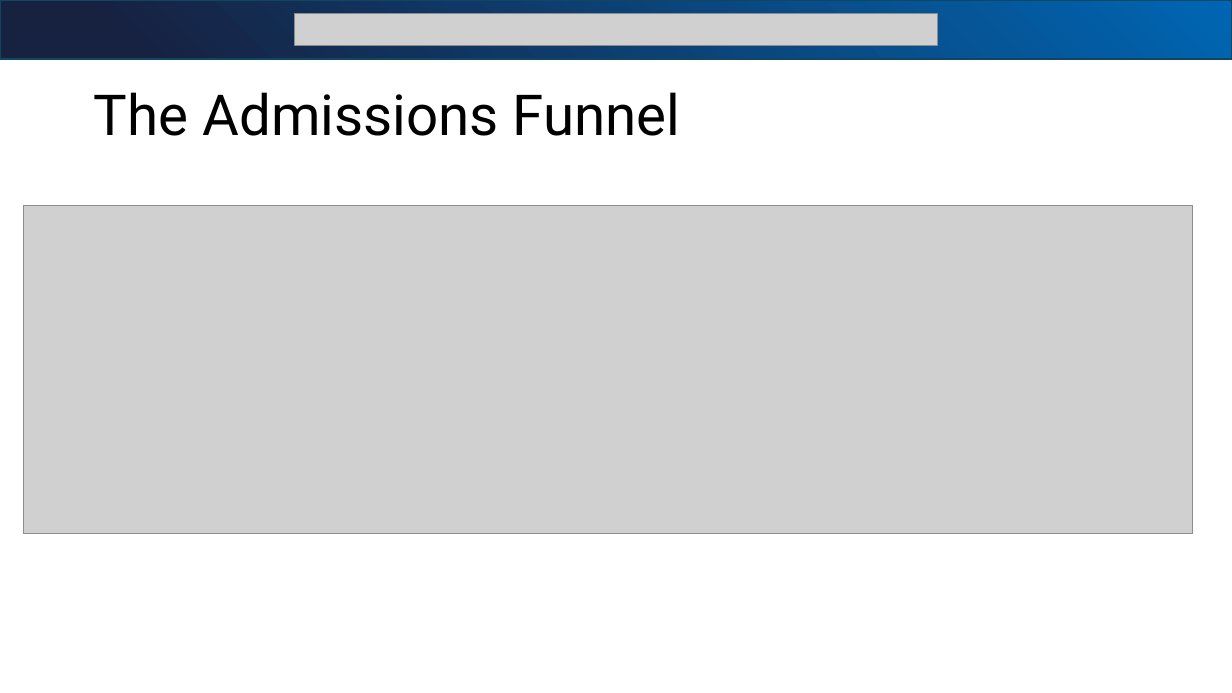
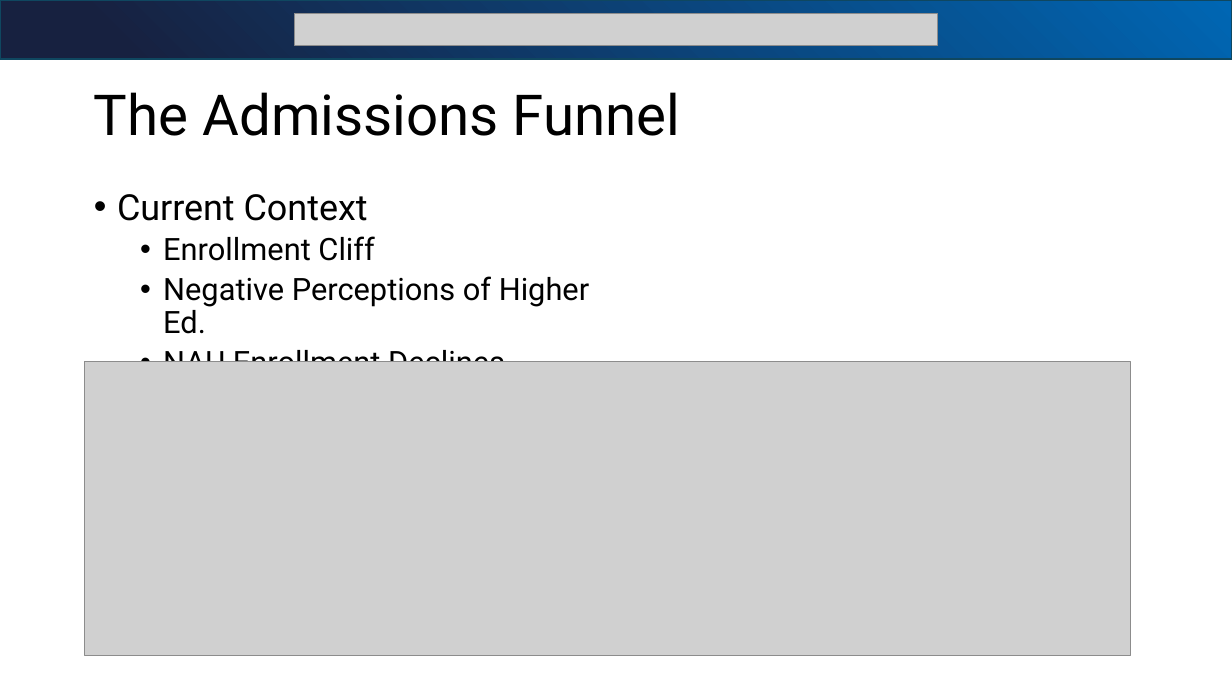
Before and after one commit to bjjefferies/bia_sr_sem_presentation, a slide deck: slide 4 of BIA_SEM_Presentation1.pptx (slide 5 before the commit). Drawn at 1232x693 pixels with LibreOffice and Linux fonts; fonts in the diff are those of the drawing; grey boxes stand for pictures. Boxes give left, top, right and bottom in pixels: in the first picture for what was removed or moved away, otherwise in the second. Text is boxed around its words. In the diff, an @@ line names an element or a change of style, - is before the commit and + after.

```diff
--- a/BIA_SEM_Presentation1.pptx
+++ b/BIA_SEM_Presentation1.pptx
@@ text added at box(117, 194, 589, 362), 24 pt, text #000000 @@
+• Current Context
+  • Enrollment Cliff
+  • Negative Perceptions of Higher Ed.
+  • NAU Enrollment Declines
@@ picture: place and size @@
-picture at box(24, 205, 1193, 533)
+picture at box(85, 362, 1130, 656)
```
Also in this commit, not shown: 6 other slides changed, 4 slides added, 4 slides removed, 5 other files.
